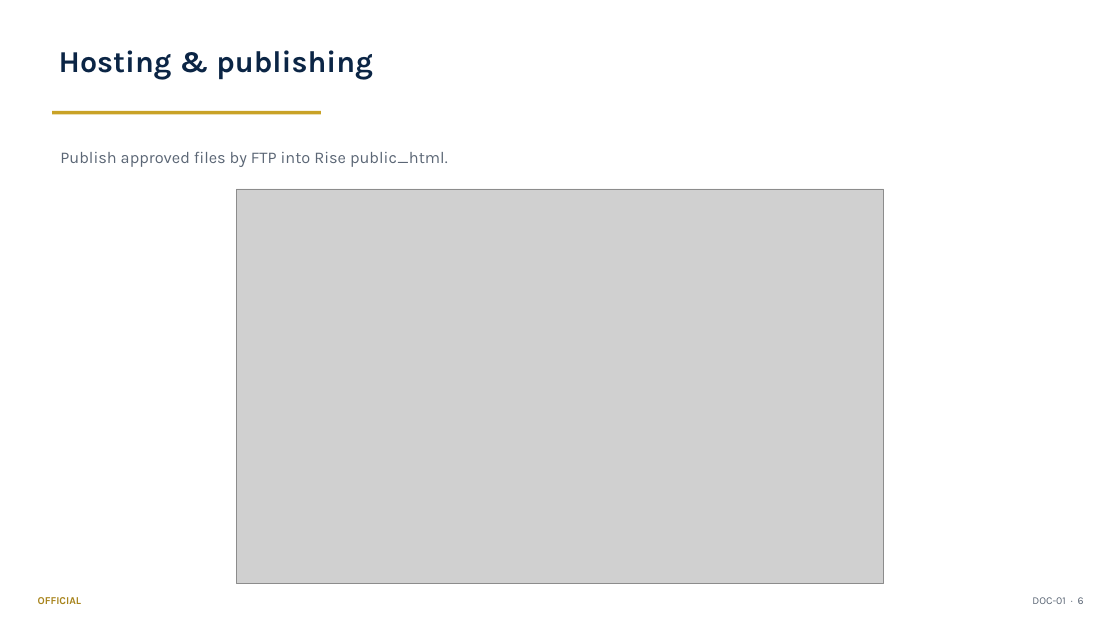
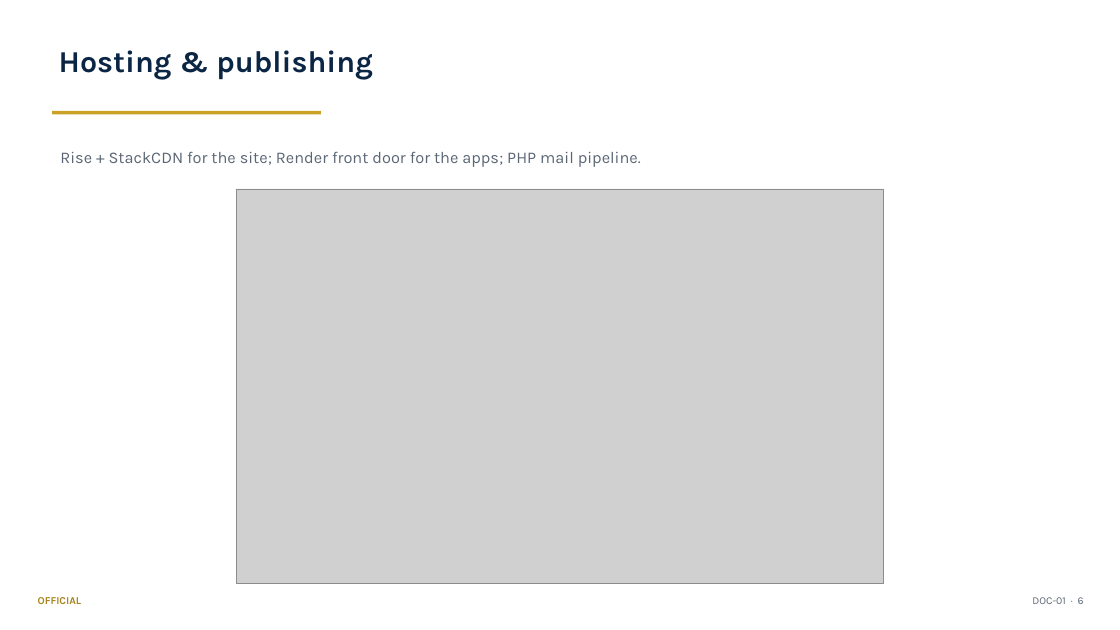
Before and after one commit to DRC63/p3mai-website, a slide deck: slide 6 of docs/01_Architecture_and_Design_Summary.pptx. Drawn at 1120x630 pixels with LibreOffice and Linux fonts; fonts in the diff are those of the drawing; grey boxes stand for pictures. Boxes give left, top, right and bottom in pixels: in the first picture for what was removed or moved away, otherwise in the second. Text is boxed around its words. In the diff, an @@ line names an element or a change of style, - is before the commit and + after.

```diff
--- a/docs/01_Architecture_and_Design_Summary.pptx
+++ b/docs/01_Architecture_and_Design_Summary.pptx
@@ text at <box>60,152,641,167</box>: text changed @@
-Publish approved files by FTP into Rise public_html.
+Rise + StackCDN for the site; Render front door for the apps; PHP mail pipeline.
```
Also in this commit, not shown: 6 other slides changed, 1 slide added, 2 slides removed, 13 other files.
